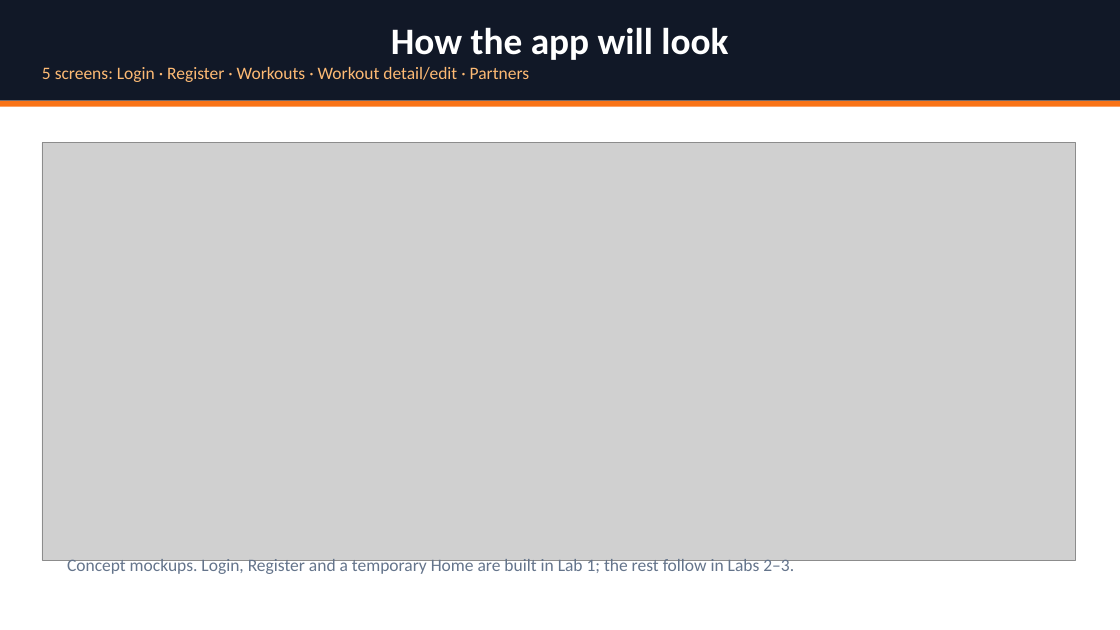
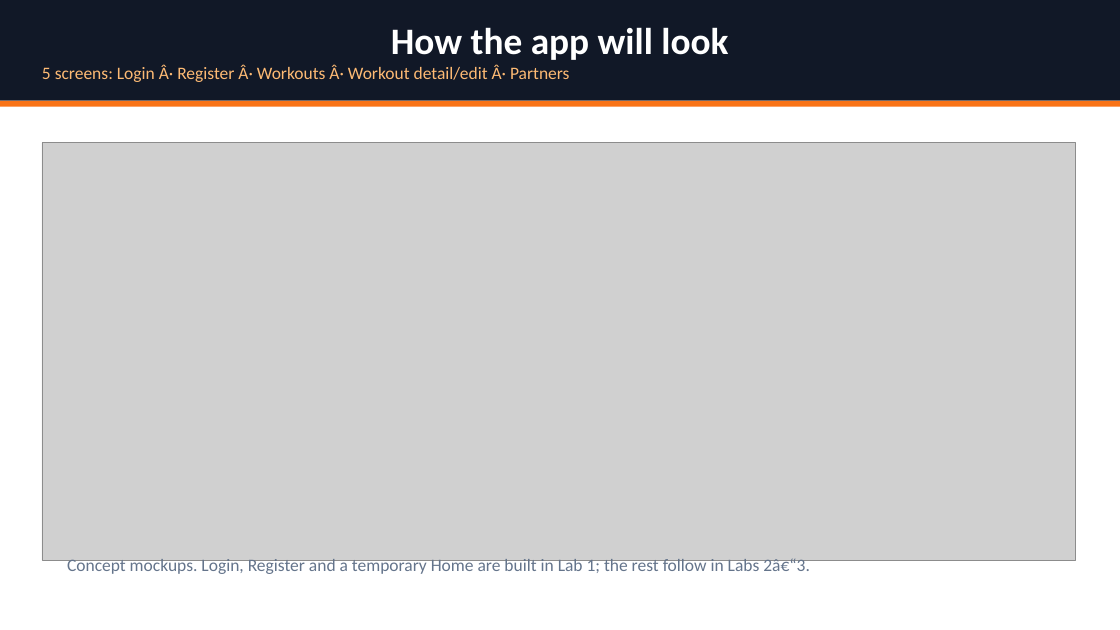
Before and after one commit to Ozodiy/gymbuddy-app, a slide deck: slide 5 of docs/presentation/GymBuddy_Lab1_Presentation.pptx (slide 6 before the commit). Drawn at 1120x630 pixels with LibreOffice and Linux fonts; fonts in the diff are those of the drawing; grey boxes stand for pictures. Boxes give left, top, right and bottom in pixels: in the first picture for what was removed or moved away, otherwise in the second. Text is boxed around its words. In the diff, an @@ line names an element or a change of style, - is before the commit and + after.

```diff
--- a/docs/presentation/GymBuddy_Lab1_Presentation.pptx
+++ b/docs/presentation/GymBuddy_Lab1_Presentation.pptx
@@ text in rectangle at bbox=[42, 65, 569, 82]: text changed @@
-5 screens: Login · Register · Workouts · Workout detail/edit · Partners
+5 screens: Login Â· Register Â· Workouts Â· Workout detail/edit Â· Partners
@@ text at bbox=[67, 557, 810, 574]: text changed @@
-Concept mockups. Login, Register and a temporary Home are built in Lab 1; the rest follow in Labs 2–3.
+Concept mockups. Login, Register and a temporary Home are built in Lab 1; the rest follow in Labs 2â€“3.
```
Also in this commit, not shown: 12 other slides changed, 2 slides removed, 7 other files.
